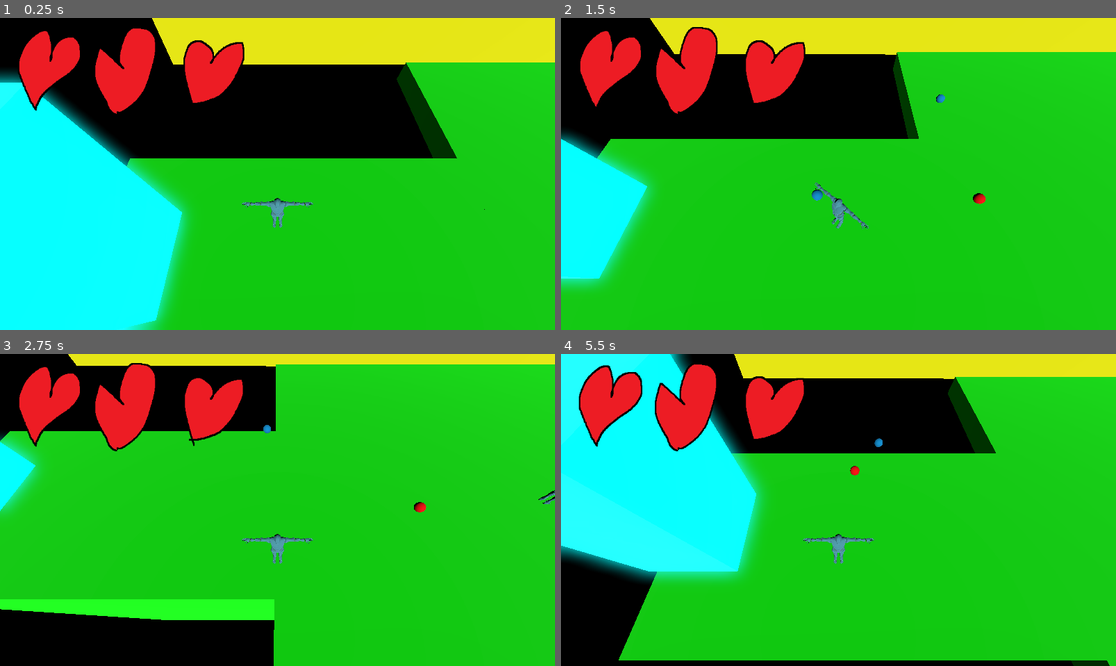
Above: before the commit, frames 1-4 (two rows, left to right).
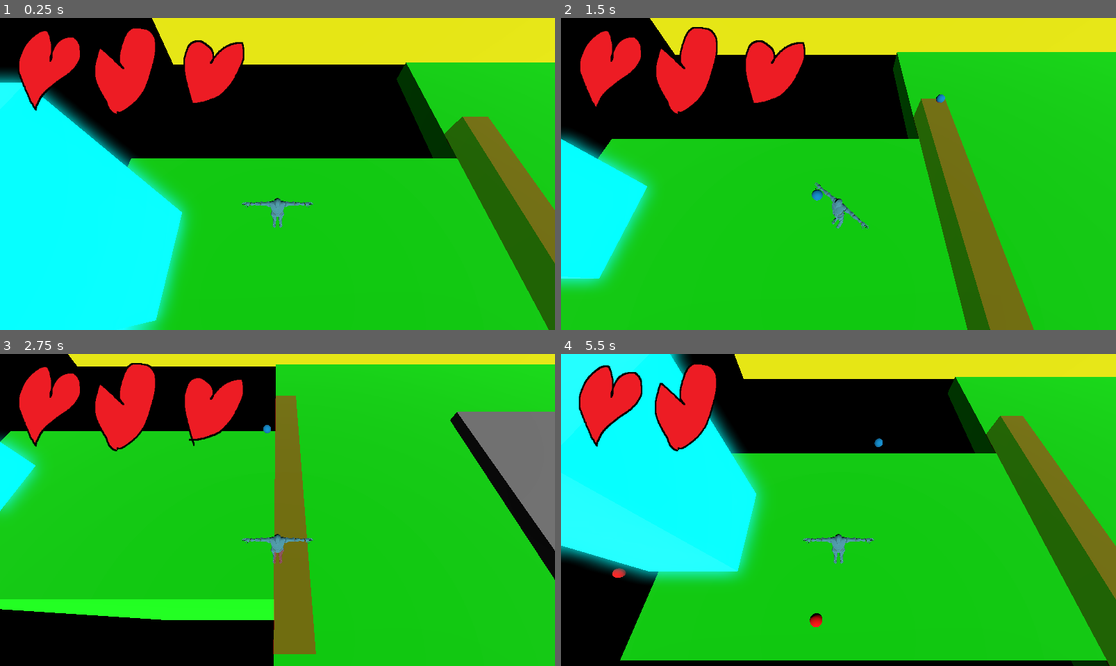
Above: after the commit, the same moments.

Repository: Alvin-Cha/Game-Skripsi
Game: Godot game, scene res://scenes/main/world.tscn
The game is run twice, just before and just after one commit, with the same random seed, the same clock (stepped at 60 frames per second) and the same inputs.
Inputs (mouse positions are in pixels of both pictures, inside the frame that each line leads up to):
- Up to frame 1 (0.25 s): no input
- Up to frame 2 (1.5 s): tap Enter (ui_accept) at 0.5, 0.77 s; move the mouse to (960, 158) at 0.52 s; hold D 0.53-1.28 s; tap F at 0.6, 1.35 s; click (960, 158) at 0.67 s; move the mouse to (727, 189) at 1.27 s; hold S from 1.28 s (still down); click (727, 189) at 1.42 s
- Up to frame 3 (2.75 s): tap Enter (ui_accept) at 1.52 s; move the mouse to (333, 441) at 2.02 s; release S at 2.03 s; hold D from 2.03 s (still down); tap F at 2.1 s; click (333, 441) at 2.17 s
- Up to frame 4 (5.5 s): move the mouse to (810, 572) at 2.77 s; release D at 2.78 s; hold W 2.78-3.53 s; tap F every 0.75 s from 2.85 to 5.1 s; click (810, 572) at 2.92 s; tap Enter (ui_accept) at 3.02, 3.77, 4.52 s; move the mouse to (1005, 556) at 3.52 s; hold A 3.53-5.03 s; click (1005, 556) at 3.67 s; move the mouse to (672, 463) at 4.27 s; click (672, 463) at 4.42 s; move the mouse to (866, 510) at 5.02 s; hold S from 5.03 s (still down); click (866, 510) at 5.17 s

The runs differ from the first frame. In frame 1, 5.8% of the frame differs, in the area x 22-100%, y 1-100%; in frame 2, 6.9%; in frame 3, 10%, in the area x 0-100%, y 0-97%; in frame 4, 8.7%.

Commit message:
Spawner hit box

Diff:
--- /dev/null
+++ b/scenes/main/enemySpawner.gd
@@ -0,0 +1,49 @@
+extends Area3D
+
+@export var enemy_scene: PackedScene
+@export var max_spawns: int = 3
+@export var spawn_zone: MeshInstance3D
+
+var has_triggered := false
+
+func _ready():
+	collision_layer = 2
+	collision_mask = 1
+	monitoring = true
+	body_entered.connect(_on_body_entered)
+
+func _on_body_entered(body: Node3D):
+	if not body.is_in_group("player"):
+		return
+	if has_triggered:
+		return
+	has_triggered = true
+	_spawn_enemies(body)
+
+func _spawn_enemies(player: Node3D):
+	if enemy_scene == null:
+		push_warning("SpawnTrigger: no enemy_scene assigned!")
+		return
+	if spawn_zone == null:
+		push_warning("SpawnTrigger: no spawn_zone assigned!")
+		return
+
+	# Read the AABB which accounts for position, scale and mesh size correctly
+	var aabb = spawn_zone.get_aabb()
+	var world_aabb = spawn_zone.global_transform * aabb
+
+	var min_x = world_aabb.position.x
+	var max_x = world_aabb.position.x + world_aabb.size.x
+	var min_z = world_aabb.position.z
+	var max_z = world_aabb.position.z + world_aabb.size.z
+	var center_y = spawn_zone.global_position.y
+
+	for i in range(max_spawns):
+		var enemy = enemy_scene.instantiate()
+		get_tree().current_scene.add_child(enemy)
+		enemy.player = player
+		enemy.global_position = Vector3(
+			randf_range(min_x, max_x),
+			center_y + 1.0,
+			randf_range(min_z, max_z)
+		)
--- a/scenes/main/world.tscn
+++ b/scenes/main/world.tscn
@@ -2,8 +2,22 @@
 
 [ext_resource type="PackedScene" uid="uid://c31hfhxo6xyiw" path="res://scenes/player/player.tscn" id="1_dtyxf"]
 [ext_resource type="Material" uid="uid://di1wvx2r6hhbx" path="res://Floor.tres" id="1_y2s00"]
+[ext_resource type="Script" uid="uid://cvr5awter57bo" path="res://scenes/main/enemySpawner.gd" id="2_526id"]
 [ext_resource type="PackedScene" uid="uid://bmn4chwcx6y5v" path="res://scenes/enemy/enemy.tscn" id="2_iubku"]
 [ext_resource type="Material" uid="uid://nomou70bjtjq" path="res://Wall.tres" id="4_526id"]
+
+[sub_resource type="Environment" id="Environment_526id"]
+background_mode = 1
+glow_enabled = true
+
+[sub_resource type="StandardMaterial3D" id="StandardMaterial3D_526id"]
+transparency = 1
+albedo_color = Color(1, 0, 0, 0.50980395)
+
+[sub_resource type="BoxShape3D" id="BoxShape3D_0aorq"]
+size = Vector3(716.9779, 0.5248451, 0.3076172)
+
+[sub_resource type="BoxMesh" id="BoxMesh_0aorq"]
 
 [sub_resource type="StandardMaterial3D" id="StandardMaterial3D_0aorq"]
 albedo_color = Color(0, 1, 1, 1)
@@ -11,93 +25,111 @@
 emission = Color(0, 1, 1, 1)
 emission_energy_multiplier = 10.85
 
-[sub_resource type="Environment" id="Environment_526id"]
-background_mode = 1
-glow_enabled = true
-
 [node name="World" type="Node3D" unique_id=1551797016]
 
-[node name="CSGBox3D" type="CSGBox3D" parent="." unique_id=1583410906]
-transform = Transform3D(0.72639775, 0, 0, 0, 1.012952, 0, 0, 0, 0.42149484, -17.850178, -9.232328, 1.9416461)
+[node name="Player" parent="." unique_id=493579035 groups=["Player"] instance=ExtResource("1_dtyxf")]
+transform = Transform3D(1, 0, 0, 0, 1.0000001, 0, 0, 0, 1.0000001, -18.52138, 0.75289303, 0.7260232)
+
+[node name="CanvasLayer2" type="CanvasLayer" parent="Player" unique_id=2111294293]
+
+[node name="WorldEnvironment" type="WorldEnvironment" parent="." unique_id=644705114]
+environment = SubResource("Environment_526id")
+
+[node name="Lighting" type="Node" parent="." unique_id=1353566991]
+
+[node name="DirectionalLight3D" type="DirectionalLight3D" parent="Lighting" unique_id=21528394]
+transform = Transform3D(-0.36679116, -0.9298576, -0.02879437, 0.80690175, -0.33338952, 0.48760748, -0.46300527, 0.15561588, 0.87258804, -13.702843, 20.539173, 9.984311)
+light_energy = 0.5
+
+[node name="DirectionalLight3D2" type="DirectionalLight3D" parent="Lighting" unique_id=1336861365]
+transform = Transform3D(0.73116577, 0.60762906, 0.3101348, -0.6301762, 0.4274563, 0.6481968, 0.26129416, -0.6693789, 0.6954547, -13.702843, 19.76515, 13.546156)
+light_energy = 0.5
+
+[node name="Room 1" type="Node" parent="." unique_id=684252810]
+
+[node name="Spawn Trigger" type="CSGBox3D" parent="Room 1" unique_id=1691535000]
+transform = Transform3D(0.72639775, 0, 0, 0, 1.012952, 0, 0, 0, 1.1380361, -10.879051, 1.3747582, 1.9416461)
+collision_layer = 2
+size = Vector3(1.3515625, 1.0210266, 8.912109)
+material = SubResource("StandardMaterial3D_526id")
+
+[node name="Area3D" type="Area3D" parent="Room 1/Spawn Trigger" unique_id=420444242 node_paths=PackedStringArray("spawn_zone")]
+transform = Transform3D(0.002130821, 0, 0, 0, 3.4229343, 0, 0, 0, 44.043423, -0.97528064, -1.8829605e-06, -3.5237901)
+collision_layer = 2
+script = ExtResource("2_526id")
+enemy_scene = ExtResource("2_iubku")
+spawn_zone = NodePath("../SpawnArea/Area")
+
+[node name="CollisionShape3D" type="CollisionShape3D" parent="Room 1/Spawn Trigger/Area3D" unique_id=1550873503]
+transform = Transform3D(0.99998623, 0, 0, 0, 1.0000027, 0, 0, 0, 1.0000004, 683.0947, 0.31089082, 0.18330741)
+shape = SubResource("BoxShape3D_0aorq")
+debug_color = Color(1, 0, 0, 1)
+
+[node name="SpawnArea" type="Node3D" parent="Room 1/Spawn Trigger" unique_id=991007501]
+transform = Transform3D(1, 0, 0, 0, 1, 0, 0, 0, 1, 8.581756, 0, 0.67380905)
+
+[node name="Area" type="MeshInstance3D" parent="Room 1/Spawn Trigger/SpawnArea" unique_id=331593070]
+transform = Transform3D(20.623055, 0, 0, 0, 0.45664784, 0, 0, 0, 10.664101, 13.30674, -0.24837649, 0.60588)
+transparency = 1.0
+mesh = SubResource("BoxMesh_0aorq")
+
+[node name="Floor" type="CSGBox3D" parent="Room 1" unique_id=1583410906]
+transform = Transform3D(0.72639775, 0, 0, 0, 1.012952, 0, 0, 0, 0.42149484, -17.806076, -9.232328, 1.9416461)
 use_collision = true
 size = Vector3(18, 19.989517, 18.00518)
 material = ExtResource("1_y2s00")
 
-[node name="Player" parent="." unique_id=493579035 instance=ExtResource("1_dtyxf")]
-transform = Transform3D(1, 0, 0, 0, 1.0000001, 0, 0, 0, 1.0000001, -18.52138, 0.75289303, 0.7260232)
-
-[node name="CanvasLayer2" type="CanvasLayer" parent="Player" unique_id=2111294293]
-
-[node name="DirectionalLight3D" type="DirectionalLight3D" parent="." unique_id=21528394]
-transform = Transform3D(-0.36679116, -0.9298576, -0.028794384, 0.80690175, -0.33338952, 0.48760748, -0.46300527, 0.15561588, 0.87258804, -13.702843, 20.539173, 9.984311)
-light_energy = 0.5
-
-[node name="Enemy" parent="." unique_id=1489694662 node_paths=PackedStringArray("player") instance=ExtResource("2_iubku")]
-transform = Transform3D(1, 0, 0, 0, 1, 0, 0, 0, 1, 4.4256406, 0.63266104, 2.1152194)
-player = NodePath("../Player")
-
-[node name="CSGBox3D2" type="CSGBox3D" parent="." unique_id=358578087]
+[node name="Floor2" type="CSGBox3D" parent="Room 1" unique_id=358578087]
 transform = Transform3D(0.72639775, 0, 0, 0, 1.012952, 0, 0, 0, 1.1380361, 2.4316192, 0.37475824, 1.9416461)
 use_collision = true
 size = Vector3(38, 1.0210266, 18.00518)
 material = ExtResource("1_y2s00")
 
-[node name="CSGBox3D4" type="CSGBox3D" parent="." unique_id=235751603]
-transform = Transform3D(0.72639775, 0, 0, 0, 1.012952, 0, 0, 0, 0.42149484, -18.210693, 5.333598, -8.532492)
+[node name="Wall" type="CSGBox3D" parent="Room 1" unique_id=408544584]
+transform = Transform3D(0.72639775, 0, 0, 0, 1.012952, 0, 0, 0, 0.42149484, -4.0444107, 5.3023124, -8.535064)
 use_collision = true
-size = Vector3(17.007385, 9, 1)
+size = Vector3(56, 9, 1)
 material = ExtResource("4_526id")
 
-[node name="CSGBox3D6" type="CSGBox3D" parent="." unique_id=408544584]
-transform = Transform3D(0.72639775, 0, 0, 0, 1.012952, 0, 0, 0, 0.42149484, 2.12997, 5.3023124, -8.535064)
+[node name="Enterance portal" type="CSGBox3D" parent="Room 1" unique_id=1843253667]
+transform = Transform3D(0.52765363, 0, 0, 0, 1.0260717, 0, 0, 0, 0.075060464, 13.36471, -4.6971593, -8.539116)
 use_collision = true
-size = Vector3(39, 9, 1)
-material = ExtResource("4_526id")
+size = Vector3(4, 21.230438, 11)
+material = SubResource("StandardMaterial3D_0aorq")
 
-[node name="CSGBox3D7" type="CSGBox3D" parent="." unique_id=1837393088]
+[node name="Exit portal" type="CSGBox3D" parent="Room 1" unique_id=1837393088]
 transform = Transform3D(0.72639775, 0, 0, 0, 1.012952, 0, 0, 0, 0.27397165, -23.241007, 3.3595023, 1.8929696)
 use_collision = true
 size = Vector3(4, 5, 11)
 material = SubResource("StandardMaterial3D_0aorq")
 
-[node name="CSGBox3D8" type="CSGBox3D" parent="CSGBox3D7" unique_id=1843253667]
-transform = Transform3D(0.72639763, 0, 0, 0, 1.012952, 0, 0, 0, 0.27397165, 50.393486, -7.953646, -38.077244)
-use_collision = true
-size = Vector3(4, 21.230438, 11)
-material = SubResource("StandardMaterial3D_0aorq")
+[node name="Room 2" type="Node" parent="." unique_id=1054898006]
 
-[node name="WorldEnvironment" type="WorldEnvironment" parent="." unique_id=644705114]
-environment = SubResource("Environment_526id")
-
-[node name="DirectionalLight3D2" type="DirectionalLight3D" parent="." unique_id=1336861365]
-transform = Transform3D(0.7311657, 0.607629, 0.31013492, -0.6301761, 0.42745635, 0.64819676, 0.26129413, -0.6693789, 0.6954547, -13.702843, 19.76515, 13.546156)
-light_energy = 0.5
-
-[node name="CSGBox3D3" type="CSGBox3D" parent="." unique_id=1513966088]
+[node name="Floor" type="CSGBox3D" parent="Room 2" unique_id=1513966088]
 transform = Transform3D(0.5276537, 0, 0, 0, 1.0260724, 0, 0, 0, 1.295127, 197.63214, 2.087202, -40.944626)
 use_collision = true
 size = Vector3(38.73014, 1.0210266, 54.119038)
 material = ExtResource("1_y2s00")
 
-[node name="lift3" type="CSGBox3D" parent="." unique_id=93059842]
+[node name="Enterance portal" type="CSGBox3D" parent="Room 2" unique_id=93059842]
 transform = Transform3D(0.38328636, 0, 0, 0, 1.0393614, 0, 0, 0, 0.020564439, 203.67706, 7.4805346, -6.356936)
 use_collision = true
 size = Vector3(4, 10.093803, 11)
 material = SubResource("StandardMaterial3D_0aorq")
 
-[node name="CSGBox3D5" type="CSGBox3D" parent="." unique_id=2103432514]
+[node name="Floor2" type="CSGBox3D" parent="Room 2" unique_id=2103432514]
 transform = Transform3D(0.27841842, 0, 0, 0, 1.0528245, 0, 0, 0, 1.677354, 147.68895, 2.0603104, -15.817432)
 use_collision = true
 size = Vector3(285.25784, 1.0210266, 11.7661)
 material = ExtResource("1_y2s00")
 
-[node name="CSGBox3D8" type="CSGBox3D" parent="." unique_id=1693314420]
+[node name="Floor3" type="CSGBox3D" parent="Room 2" unique_id=1693314420]
 transform = Transform3D(0.07751682, 0, 0, 0, 1.1084394, 0, 0, 0, 2.8135164, 181.09991, 1.9024858, -70.52538)
 use_collision = true
 size = Vector3(162.35083, 1.0210266, 3.9893484)
 material = ExtResource("1_y2s00")
 
-[node name="CSGBox3D9" type="CSGBox3D" parent="." unique_id=2074257376]
+[node name="Floor4" type="CSGBox3D" parent="Room 2" unique_id=2074257376]
 transform = Transform3D(0.006008857, 0, 0, 0, 1.228638, 0, 0, 0, 7.9158745, 156.55084, 1.8184023, -70.27381)
 use_collision = true
 size = Vector3(6184.588, 1.0210266, 0.363487)
--- a/scripts/enemyTracking.gd
+++ b/scripts/enemyTracking.gd
@@ -5,8 +5,6 @@
 const BULLET_SCENE = preload("res://scenes/enemy/bulletEnemy.tscn")
 var shoot_timer: float = 0.0
 var shoot_interval: float = 2.0
-
-# In the Inspector, you must assign the Player node to this slot!
 @export var player: Node3D
 
 func _ready() -> void:
@@ -22,42 +20,31 @@
 		hp = 1
 
 func _physics_process(delta: float) -> void:
-	# Add the gravity so the enemy falls to the floor
 	if not is_on_floor():
 		velocity += get_gravity() * delta
 
-	# Check if we have assigned a player
 	if player:
-		# Get the direction moving towards the player
 		var direction = position.direction_to(player.position)
-
-		# We only want to move horizontally across the floor, ignoring Y (up/down)
 		direction.y = 0
 		direction = direction.normalized()
 
-		# Make the enemy look at the player
 		if position.distance_squared_to(player.position) > 0.1:
 			var look_target = Vector3(player.position.x, position.y, player.position.z)
 			look_at(look_target, Vector3.UP)
 
-		# Apply movement speed
 		velocity.x = direction.x * speed
 		velocity.z = direction.z * speed
 
-		# Shooting logic
 		shoot_timer -= delta
 		if shoot_timer <= 0.0:
 			shoot_timer = shoot_interval
 			shoot()
 	else:
-		# Stop moving if no player is found
 		velocity.x = move_toward(velocity.x, 0, speed)
 		velocity.z = move_toward(velocity.z, 0, speed)
 
-	# Execute the movement
 	move_and_slide()
 
-	# Check for collisions with the player to deal damage
 	for i in get_slide_collision_count():
 		var collision = get_slide_collision(i)
 		var collider = collision.get_collider()
@@ -67,15 +54,10 @@
 func shoot() -> void:
 	if not player:
 		return
-
 	var bullet = BULLET_SCENE.instantiate()
 	get_parent().add_child(bullet)
-
-	# Start bullet slightly elevated
 	bullet.position = global_position + Vector3(0, 1.0, 0)
-
-	# Aim at player
-	var aim_target = player.global_position + Vector3(0, 1.0, 0) # Aim at center of player
+	var aim_target = player.global_position + Vector3(0, 1.0, 0)
 	bullet.direction = bullet.position.direction_to(aim_target).normalized()
 
 func take_damage(amount: int) -> void:
@@ -84,15 +66,4 @@
 		die()
 
 func die() -> void:
-	var new_enemy = load("res://scenes/enemy/enemy.tscn").instantiate()
-
-	var angle = randf() * PI * 2.0
-	var radius = 8.0
-	var random_pos = Vector3(cos(angle) * radius, position.y, sin(angle) * radius)
-	var center = Vector3(0, 0, 0)
-
-	new_enemy.position = center + random_pos
-	new_enemy.player = player
-
-	get_parent().call_deferred("add_child", new_enemy)
 	queue_free()
--- a/scripts/playerMovement.gd
+++ b/scripts/playerMovement.gd
@@ -15,6 +15,9 @@
 var parry_cooldown_timer: float = 0.0
 var has_parried_successfully: bool = false
 @onready var character_model = $CharacterModel
+
+func _ready():
+	add_to_group("player")
 
 func update_hearts() -> void:
 	for i in range(heart_textures.size()):
Not shown, added: scenes/main/enemySpawner.gd.uid
